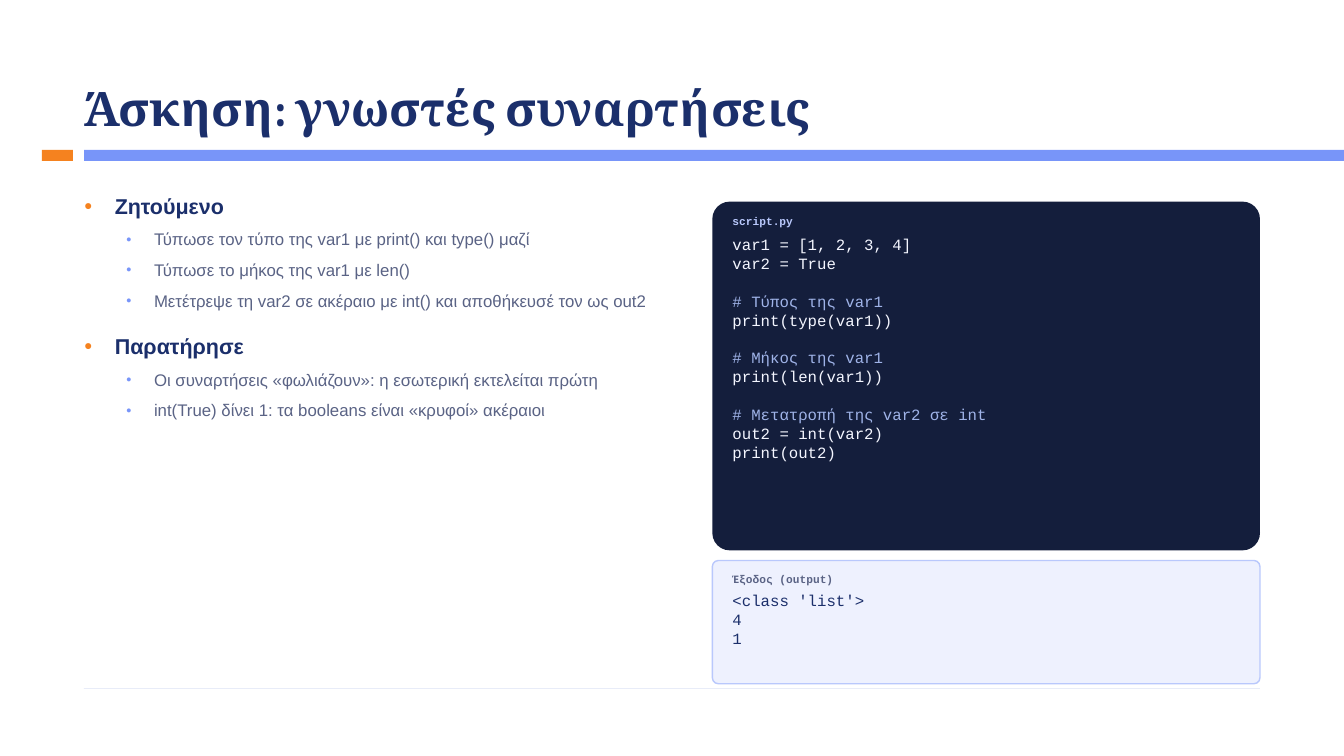
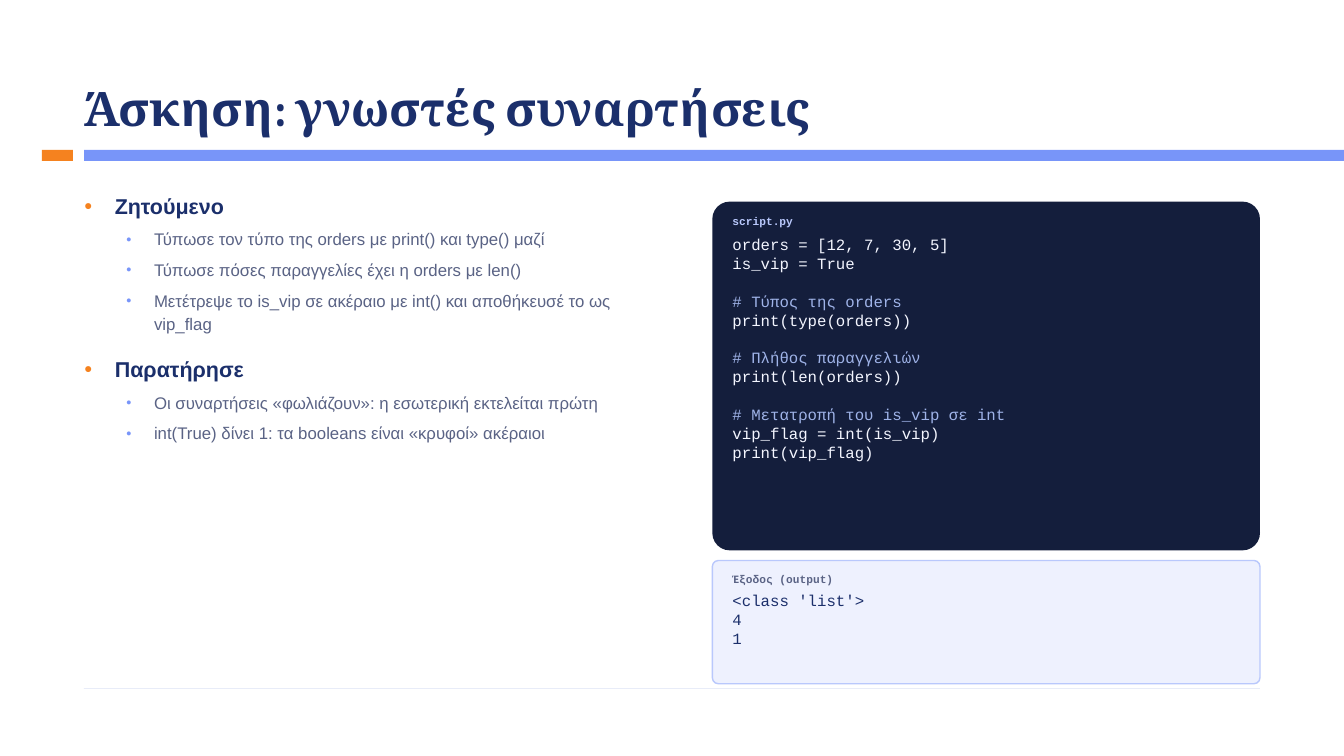
Before and after one commit to kalampokis/kalampokis.github.io, a slide deck: slide 37 of bap/Week3/BAP_Week3_Python_Basics.pptx. Drawn at 1344x756 pixels with LibreOffice and Linux fonts; fonts in the diff are those of the drawing. Boxes give left, top, right and bottom in pixels: in the first picture for what was removed or moved away, otherwise in the second. Text is boxed around its words. In the diff, an @@ line names an element or a change of style, - is before the commit and + after.

```diff
--- a/bap/Week3/BAP_Week3_Python_Basics.pptx
+++ b/bap/Week3/BAP_Week3_Python_Basics.pptx
@@ text at bbox=[154, 232, 610, 334]: text changed @@
-  ● Τύπωσε τον τύπο της var1 με print() και type() μαζί
-  ● Τύπωσε το μήκος της var1 με len()
-  ● Μετέτρεψε τη var2 σε ακέραιο με int() και αποθήκευσέ τον ως out2
+  ● Τύπωσε τον τύπο της orders με print() και type() μαζί
+  ● Τύπωσε πόσες παραγγελίες έχει η orders με len()
+  ● Μετέτρεψε το is_vip σε ακέραιο με int() και αποθήκευσέ το ως vip_flag
@@ text at bbox=[732, 239, 1005, 462]: text changed @@
-var1 = [1, 2, 3, 4]
-var2 = True
-# Τύπος της var1
-print(type(var1))
-# Μήκος της var1
-print(len(var1))
-# Μετατροπή της var2 σε int
-out2 = int(var2)
-print(out2)
+orders = [12, 7, 30, 5]
+is_vip = True
+# Τύπος της orders
+print(type(orders))
+# Πλήθος παραγγελιών
+print(len(orders))
+# Μετατροπή του is_vip σε int
+vip_flag = int(is_vip)
+print(vip_flag)
```
Also in this commit, not shown: 25 other slides changed, 1 slide added, 1 slide removed, 1 other file.
